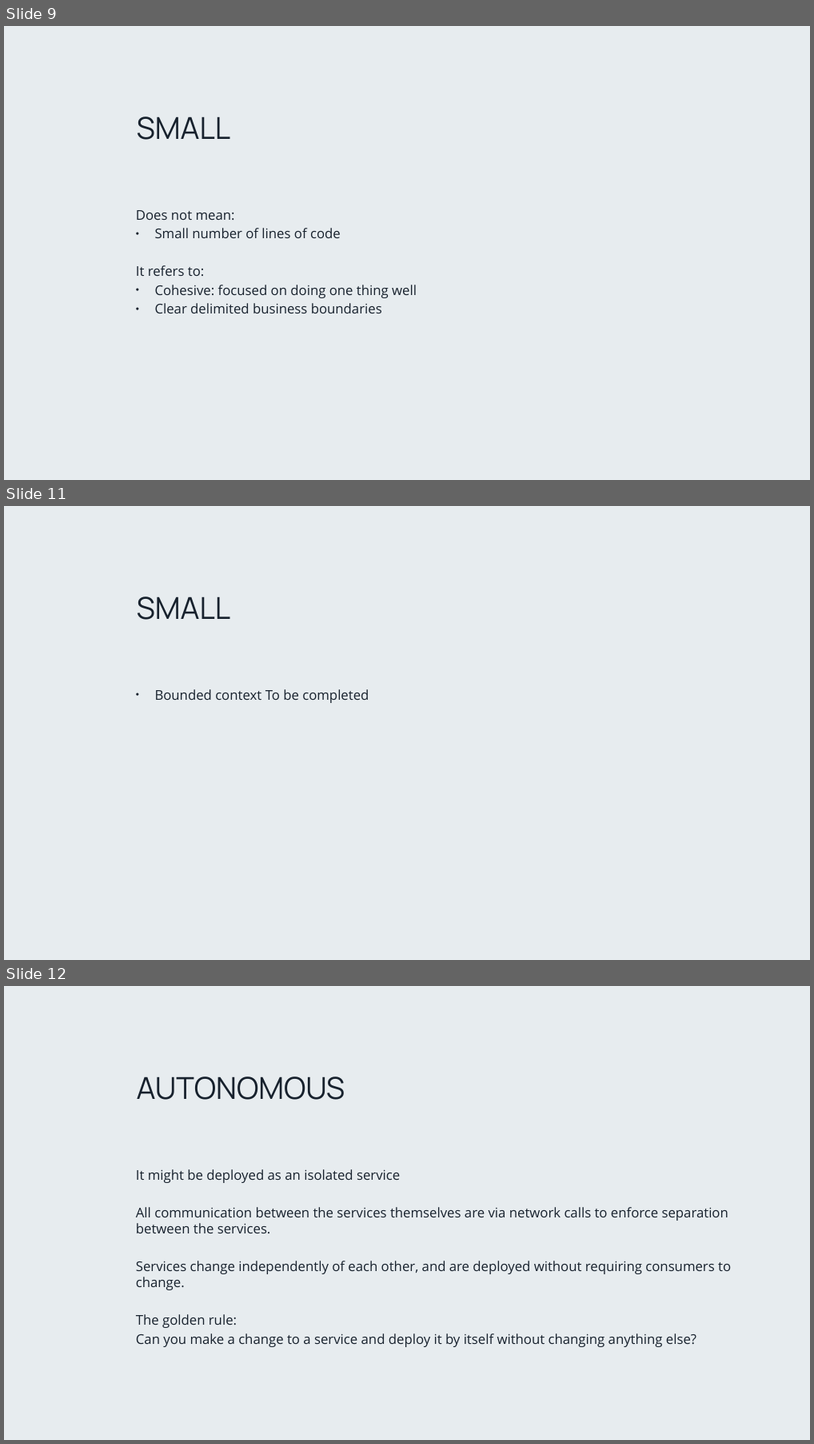
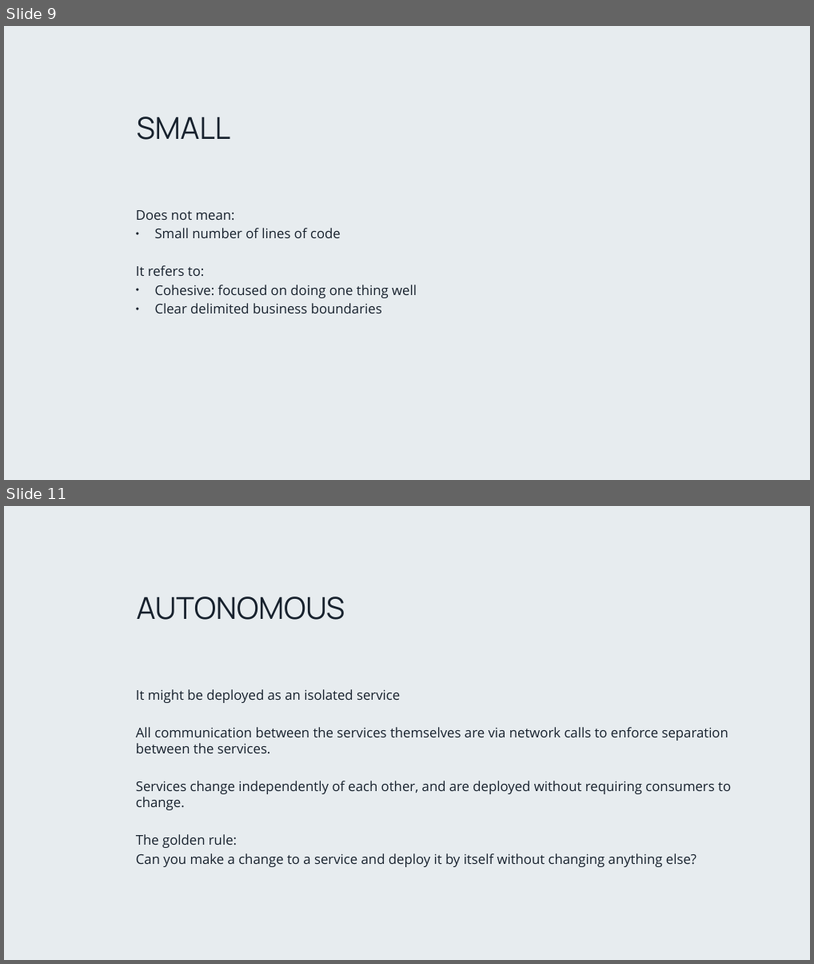
Before and after one commit to PlainConcepts/NetCore-Docker-Workshop, a slide deck: Docu/Microservices_day_1.pptx. Shown one above the other, each under a label of ours: slides 9, 11 and 12 before the commit, slides 9 and 11 after it; the slides between them are not shown. The pictures are 814x1444 and 814x964 pixels, drawn with LibreOffice and Linux fonts; fonts in the diff are those of the drawing; background and template pictures are left out. Boxes give left, top, right and bottom in pixels: in the first picture for what was removed or moved away, otherwise in the second. Text is boxed around its words. In the diff, an @@ line names an element or a change of style, - is before the commit and + after.

```diff
--- a/Docu/Microservices_day_1.pptx
+++ b/Docu/Microservices_day_1.pptx
@@ slide 11 removed at box(4, 506, 810, 960), background picture (left out) @@
@@ title removed at box(137, 596, 231, 620) @@
-SMALL
@@ text removed at box(155, 689, 369, 703) @@
-• Bounded context To be completed
@@ what was slide 12 is now slide 11 @@
```
Also in this commit, not shown: 4 slides changed, 1 slide added, 1 other file.
